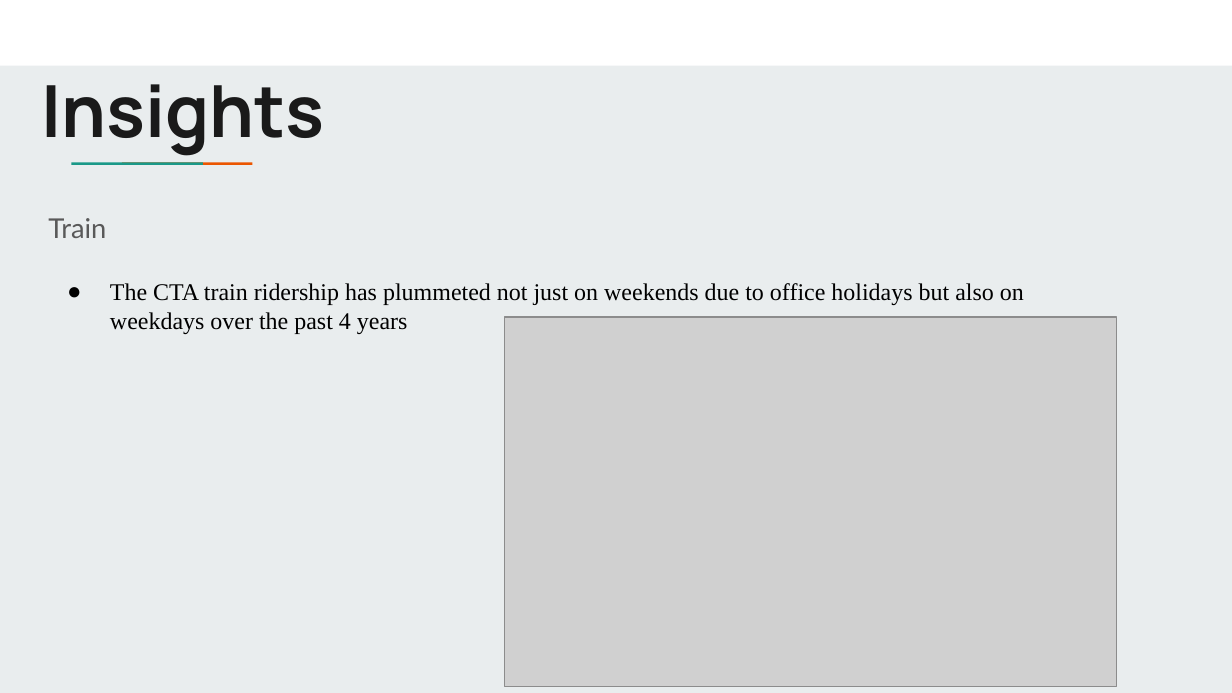
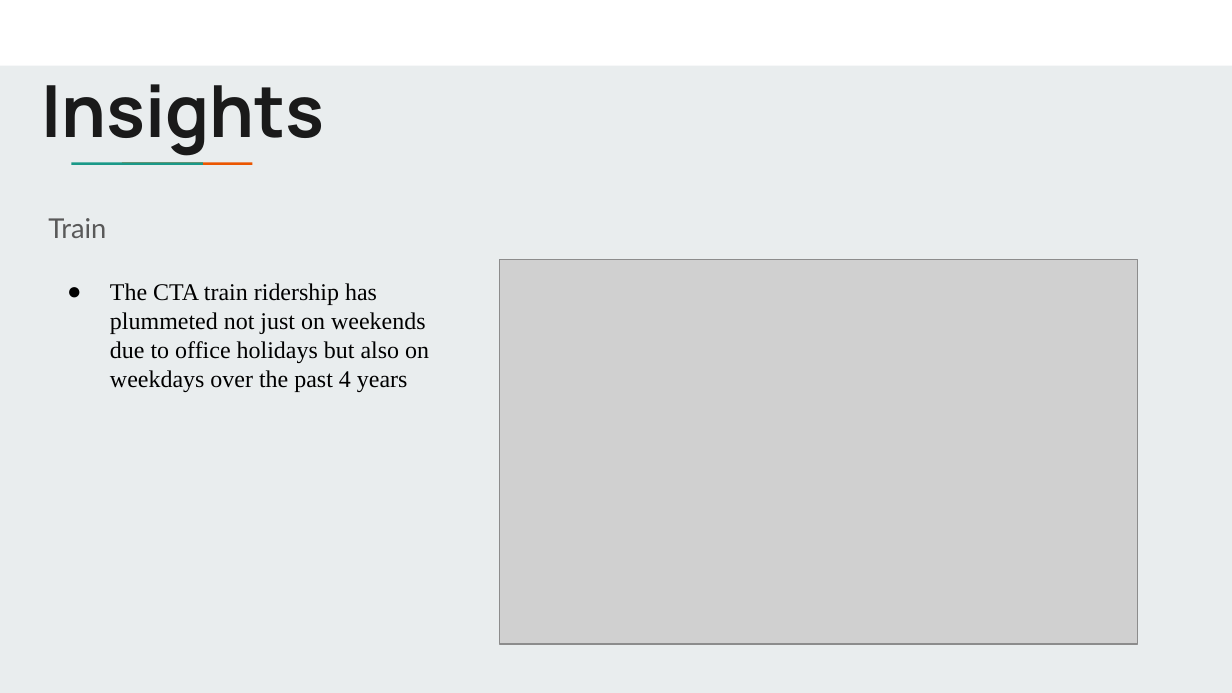
Before and after one commit to uic-cs418/python_demons, a slide deck: slide 15 of Python Demons_presentation.pptx (slide 13 before the commit). Drawn at 1232x693 pixels with LibreOffice and Linux fonts; fonts in the diff are those of the drawing; grey boxes stand for pictures. Boxes give left, top, right and bottom in pixels: in the first picture for what was removed or moved away, otherwise in the second. Text is boxed around its words. In the diff, an @@ line names an element or a change of style, - is before the commit and + after.

```diff
--- a/Python Demons_presentation.pptx
+++ b/Python Demons_presentation.pptx
@@ subtitle "Train" rewrapped from <box>48,218,1024,334</box> to <box>48,218,429,392</box> @@
@@ picture: place and size @@
-picture at <box>504,317,1116,686</box>
+picture at <box>500,260,1138,644</box>
```
Also in this commit, not shown: 8 other slides changed, 6 slides added.
